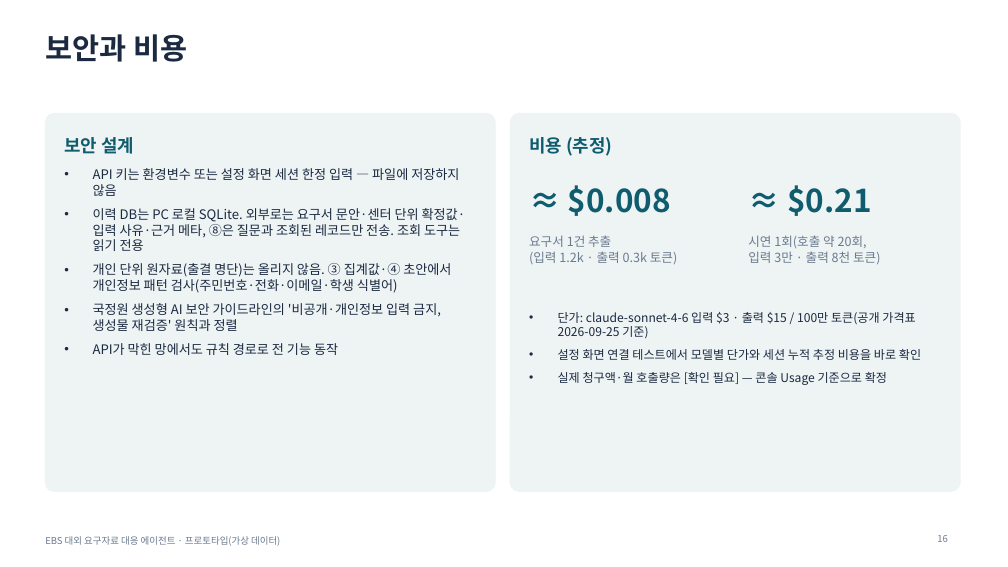
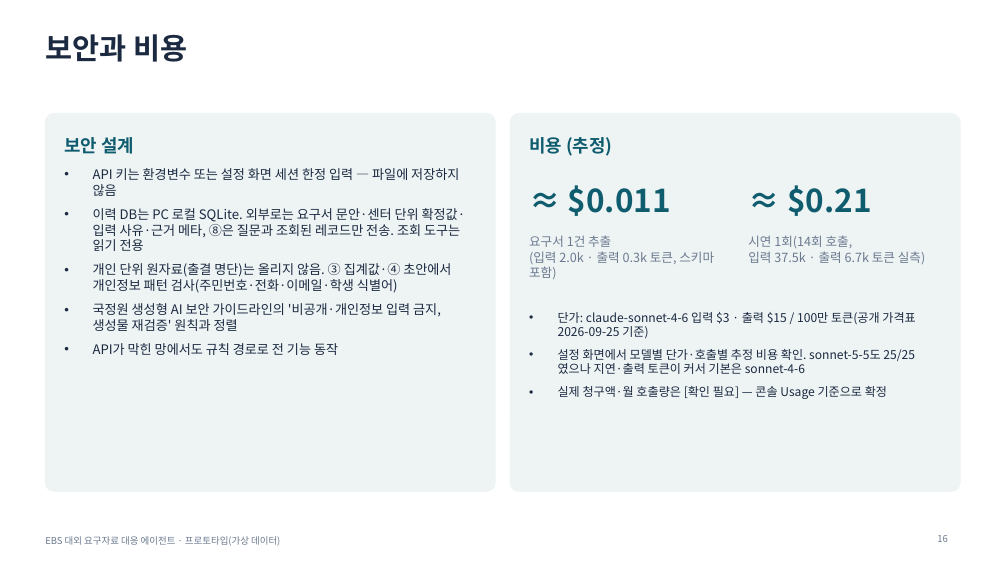
Before and after one commit to lts134/ebsjajucenter, a slide deck: slide 16 of app/docs/발표자료_EBS_요구자료대응에이전트.pptx. Drawn at 1008x567 pixels with LibreOffice and Linux fonts; fonts in the diff are those of the drawing. Boxes give left, top, right and bottom in pixels: in the first picture for what was removed or moved away, otherwise in the second. Text is boxed around its words. In the diff, an @@ line names an element or a change of style, - is before the commit and + after.

```diff
--- a/app/docs/발표자료_EBS_요구자료대응에이전트.pptx
+++ b/app/docs/발표자료_EBS_요구자료대응에이전트.pptx
@@ text at bbox=[568, 185, 671, 216]: text changed @@
-≈ $0.008
+≈ $0.011
@@ text at bbox=[748, 235, 925, 264]: text changed @@
-시연 1회(호출 약 20회,
-입력 3만 · 출력 8천 토큰)
+시연 1회(14회 호출,
+입력 37.5k · 출력 6.7k 토큰 실측)
@@ text at bbox=[529, 251, 714, 279]: text changed @@
-(입력 1.2k · 출력 0.3k 토큰)
+(입력 2.0k · 출력 0.3k 토큰, 스키마 포함)
@@ text at bbox=[558, 349, 915, 374]: text changed @@
-• 설정 화면 연결 테스트에서 모델별 단가와 세션 누적 추정 비용을 바로 확인
+• 설정 화면에서 모델별 단가·호출별 추정 비용 확인. sonnet-5-5도 25/25였으나 지연·출력 토큰이 커서 기본은 sonnet-4-6
```
Also in this commit, not shown: 5 other slides changed, 36 other files.
